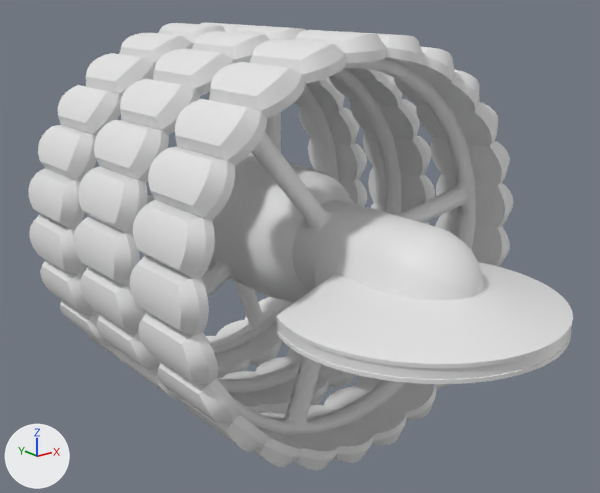
The FBX model Assets/Meshes/Colonizer.fbx: old version first, new version second.
Before and after are seen from a 50 mm lens placed at (-4.0, -4.95, 1.91), pointed at (-0.17, -0.17, 0.0). The axes (+X, +Y, +Z) are drawn at lower left. The lights are the same throughout.

The first picture shows 'Base_Low', 'Turns_Low'.
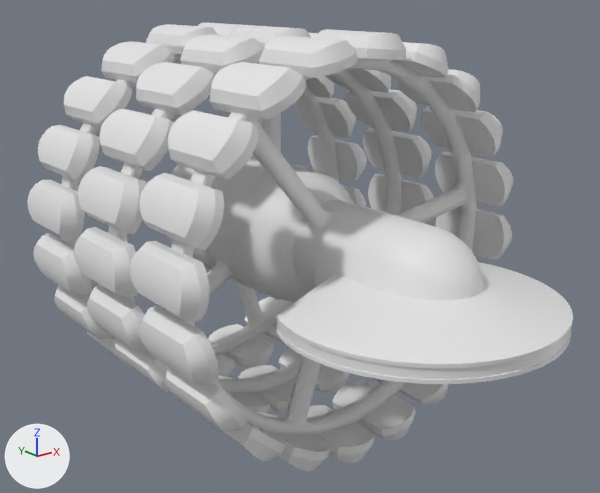
Where the change shows, as pixel boxes [x1, y1, x2, y2] in the pictures (600 x 493 px):
'Turns_Low', deleted
    before: [28, 22, 514, 471]
'Turns1', added
    after: [130, 29, 513, 471]
'Turns2', added
    after: [74, 25, 434, 415]
'Turns3', added
    after: [27, 22, 367, 377]

Edits to the bpy script that builds the scene:
```text
Add me_circle_018_1:
    me_circle_018_1.from_pydata(...)  # 2903 vertices, 2627 faces; spans x -1.6..1.6, y 0.93..1.68, z -1.6..1.6
Add me_circle_000:
    me_circle_000.from_pydata(...)  # 1535 vertices, 1529 faces; spans x -1.61..1.61, y 0.03..0.78, z -1.61..1.61
Add me_circle_001:
    me_circle_001.from_pydata(...)  # 1535 vertices, 1529 faces; spans x -1.61..1.61, y -0.86..-0.1, z -1.61..1.61
Remove ob_turns_low:
    ob_turns_low = bpy.data.objects.new('Turns_Low', me_circle_018)
    ob_turns_low.location = (0.0, 0.0, 0.0)
Add ob_turns3:
    ob_turns3 = bpy.data.objects.new('Turns3', me_circle_018_1)
    ob_turns3.location = (0.0, 0.0, 0.0)
Add ob_turns2:
    ob_turns2 = bpy.data.objects.new('Turns2', me_circle_000)
    ob_turns2.location = (0.0, 0.0, 0.0)
Add ob_turns1:
    ob_turns1 = bpy.data.objects.new('Turns1', me_circle_001)
    ob_turns1.location = (0.0, 0.0, 0.0)
```
